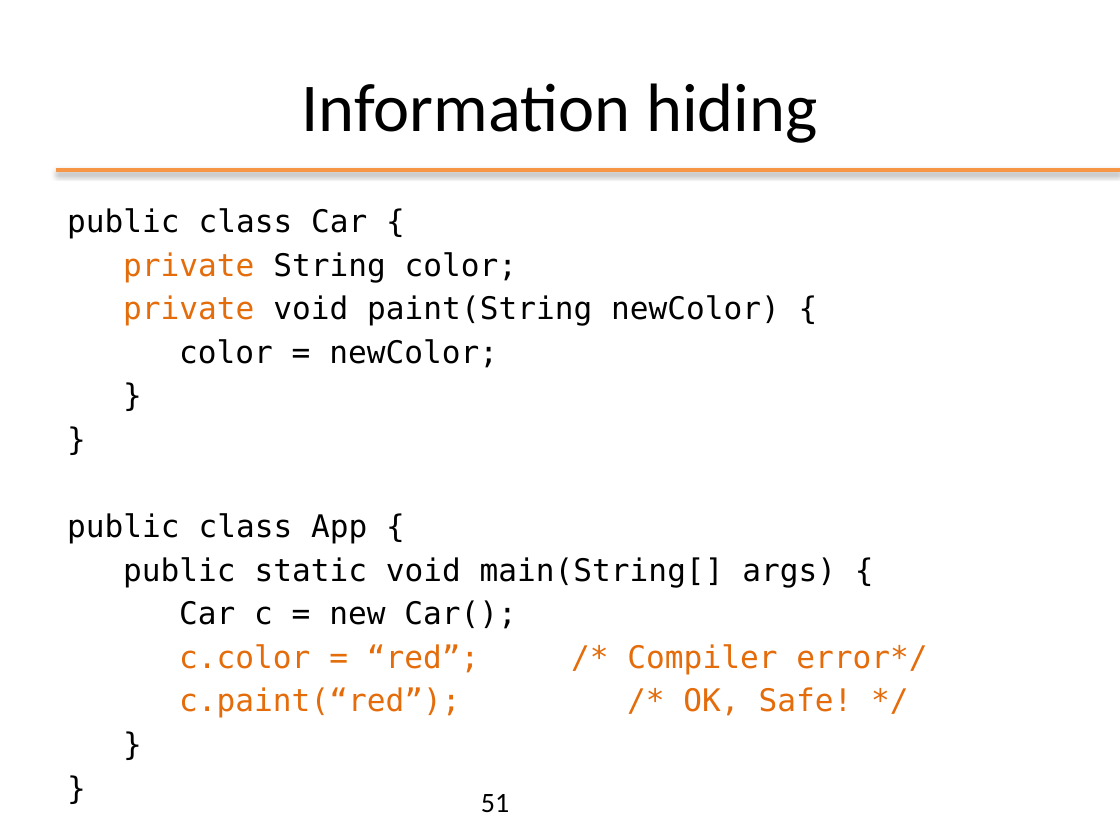
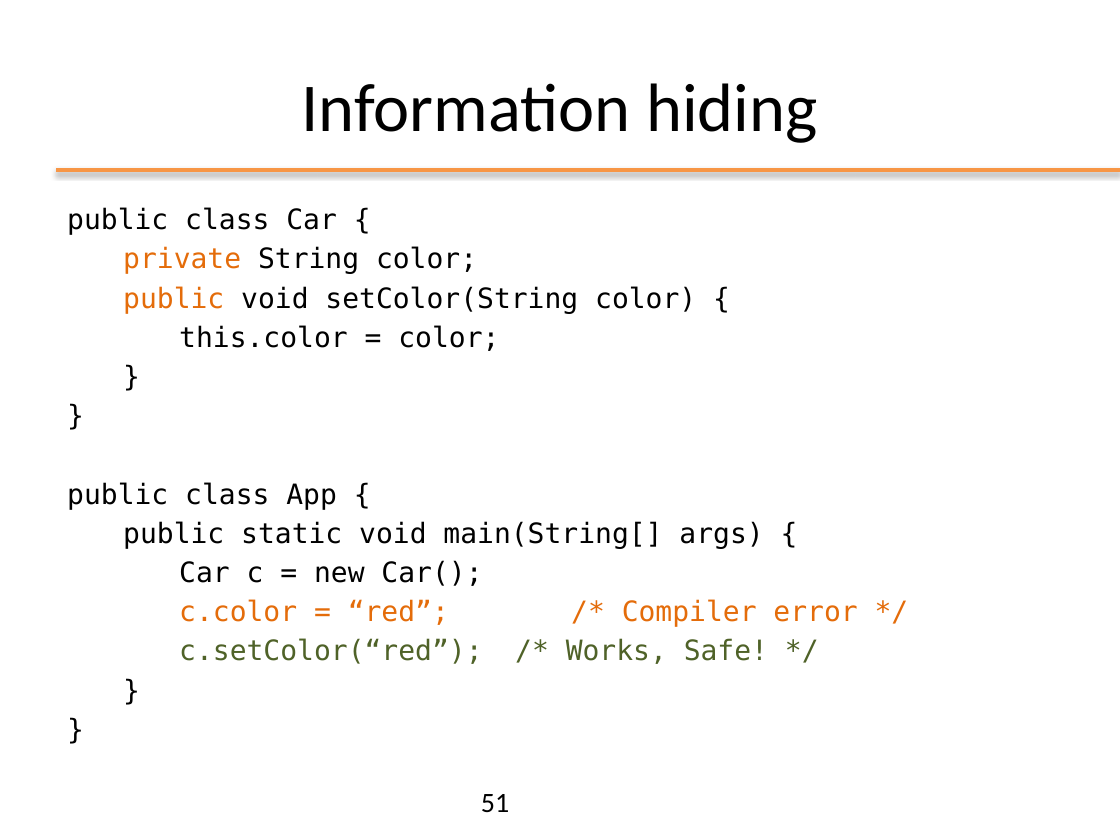
Before and after one commit to matt498/ooprogramming, a slide deck: slide 51 of slides/ppt/02_OOP_Basics.pptx. Drawn at 1120x840 pixels with LibreOffice and Linux fonts; fonts in the diff are those of the drawing; background and template pictures are left out. Boxes give left, top, right and bottom in pixels: in the first picture for what was removed or moved away, otherwise in the second. Text is boxed around its words. In the diff, an @@ line names an element or a change of style, - is before the commit and + after.

```diff
--- a/slides/ppt/02_OOP_Basics.pptx
+++ b/slides/ppt/02_OOP_Basics.pptx
@@ text at [67, 207, 763, 586]: size 20 to 18 pt in "public class Car {", "private String color;", "}", "}" and 5 more places @@
@@ text at [123, 286, 696, 351]: text changed; size 20 to 18 pt @@
-private void paint(String newColor) {
-color = newColor;
+public void setColor(String color) {
+this.color = color;
@@ text at [179, 599, 857, 664]: text changed; size 20 to 18 pt; text colour #E46C0A to #4F6228 @@
-c.color = “red”; /* Compiler error*/
-c.paint(“red”); /* OK, Safe! */
+c.color = “red”; /* Compiler error */
+c.setColor(“red”); /* Works, Safe! */
```
Also in this commit, not shown: 25 other slides changed, 2 slides added, 1 slide removed, 4 other files.
